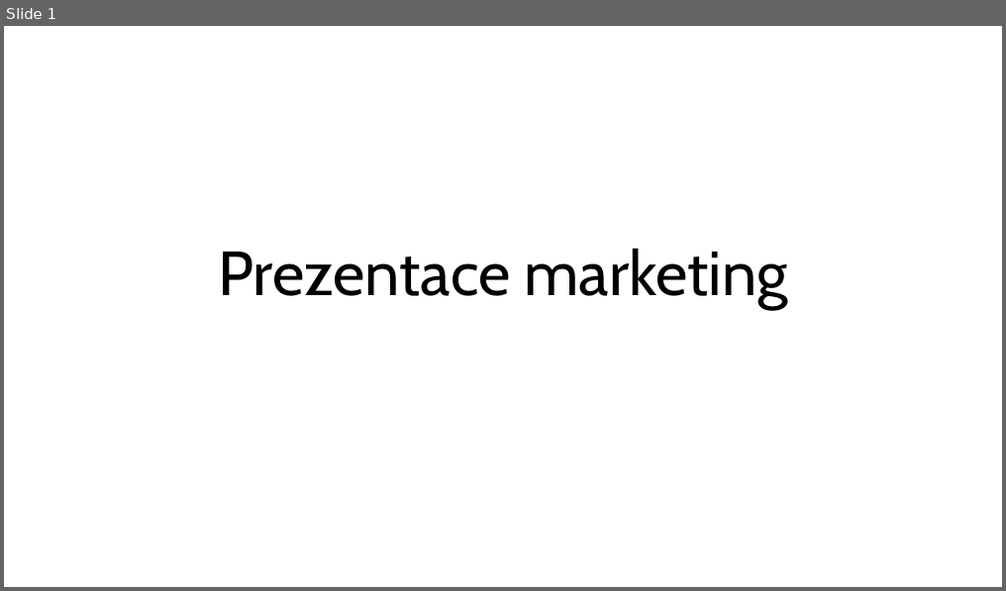
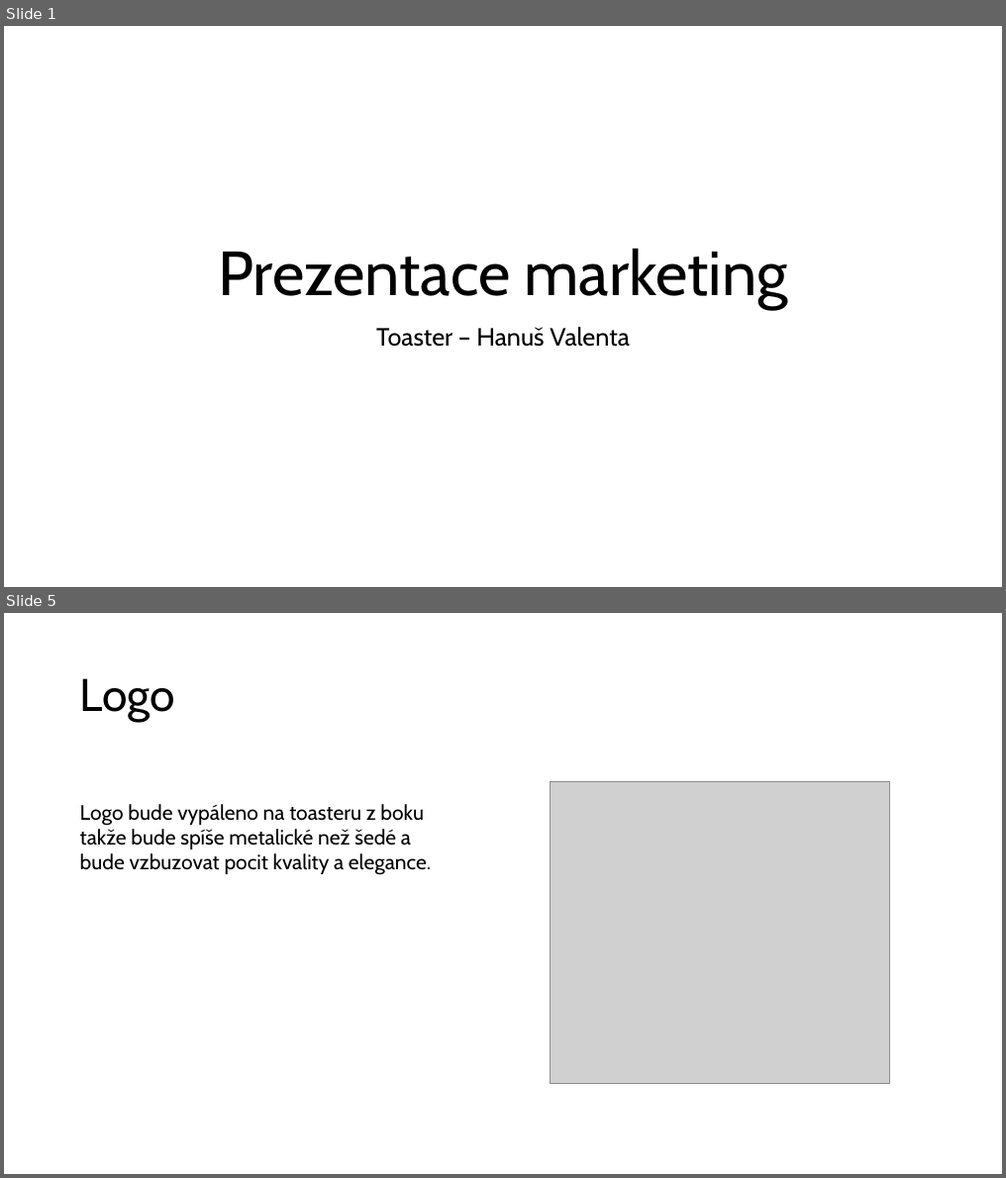
Before and after one commit to hanusvalenta/School, a slide deck: Files/Marketing/Prezentace marketing.pptx. Shown one above the other, each under a label of ours: slide 1 before the commit, slides 1 and 5 after it; the slides between them are not shown. The pictures are 1006x591 and 1006x1178 pixels, drawn with LibreOffice and Linux fonts; fonts in the diff are those of the drawing; grey boxes stand for pictures. Boxes give left, top, right and bottom in pixels: in the first picture for what was removed or moved away, otherwise in the second. Text is boxed around its words. In the diff, an @@ line names an element or a change of style, - is before the commit and + after.

```diff
--- a/Files/Marketing/Prezentace marketing.pptx
+++ b/Files/Marketing/Prezentace marketing.pptx
@@ slide 5 added at [4,613,1002,1174], background #FFFFFF @@
@@ title added at [80,678,175,722], 44 pt, text #000000 @@
+Logo
@@ picture added at [550,781,890,1084] @@
@@ text added at [80,804,431,875], 20 pt, text #000000 @@
+Logo bude vypáleno na toasteru z boku takže bude spíše metalické než šedé a bude vzbuzovat pocit kvality a elegance.
@@ slide 1 changed as well @@
@@ subtitle added at [376,327,630,347], 24 pt, text #000000 @@
+Toaster – Hanuš Valenta
```
Also in this commit, not shown: 14 other slides added, 7 other files.
